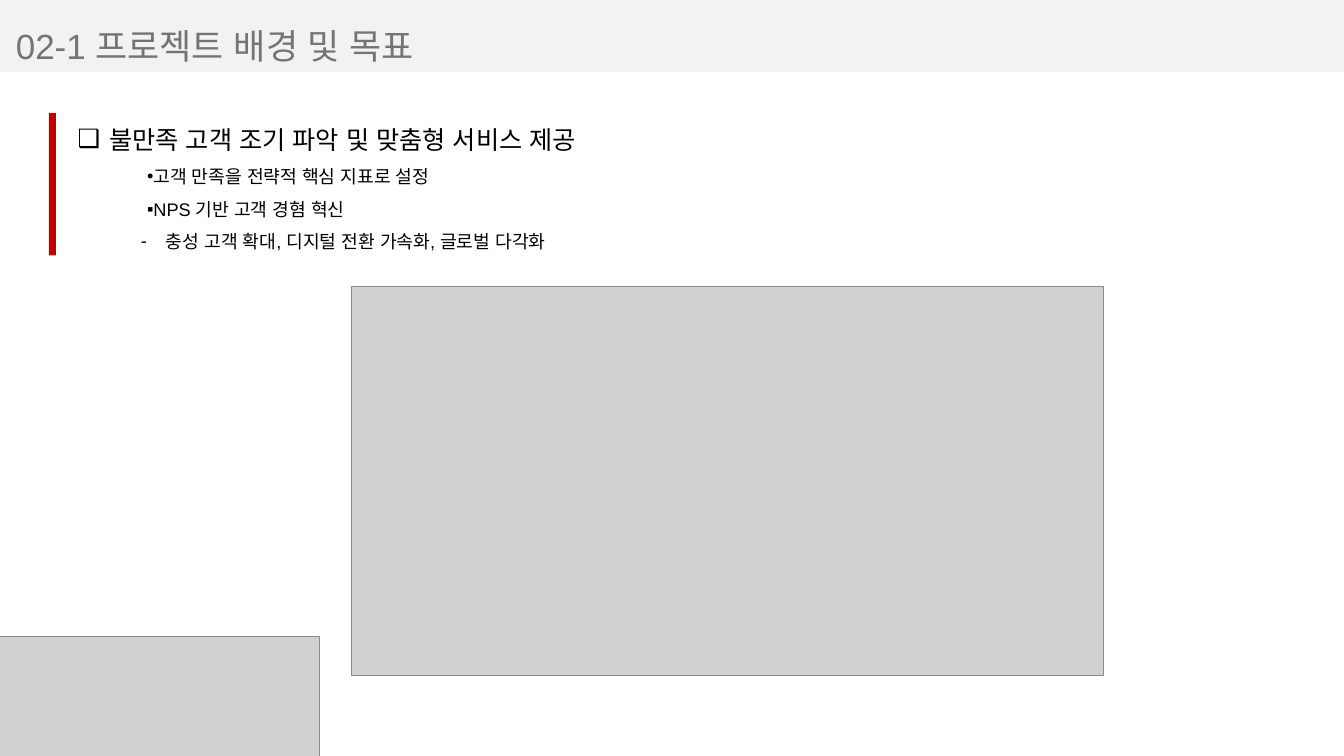
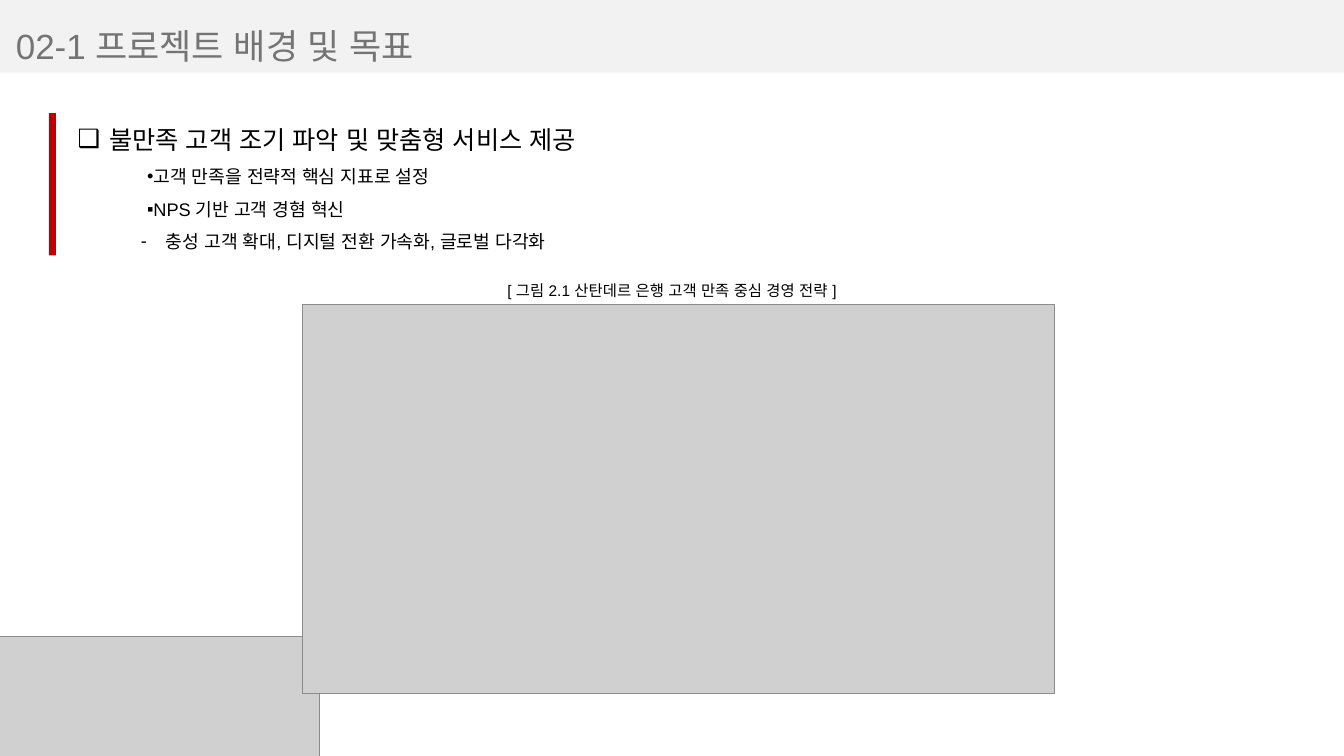
Before and after one commit to jaemin1020/big20-ML-project2-team3, a slide deck: slide 2 of 0.report/산탄데르_ppt_template.pptx. Drawn at 1344x756 pixels with LibreOffice and Linux fonts; fonts in the diff are those of the drawing; grey boxes stand for pictures. Boxes give left, top, right and bottom in pixels: in the first picture for what was removed or moved away, otherwise in the second. Text is boxed around its words. In the diff, an @@ line names an element or a change of style, - is before the commit and + after.

Commit message:
[수정 및 추가] ppt template 산탄데르 수정 및 추가

```diff
--- a/0.report/산탄데르_ppt_template.pptx
+++ b/0.report/산탄데르_ppt_template.pptx
@@ text added at [516, 283, 827, 298], 11 pt, text #000000 @@
+[ 그림 2.1 산탄데르 은행 고객 만족 중심 경영 전략 ]
@@ picture: place and size @@
-picture at [352, 286, 1104, 676]
+picture at [302, 304, 1055, 694]
```
Also in this commit, not shown: 3 other slides changed, 5 slides added, 1 other file.
